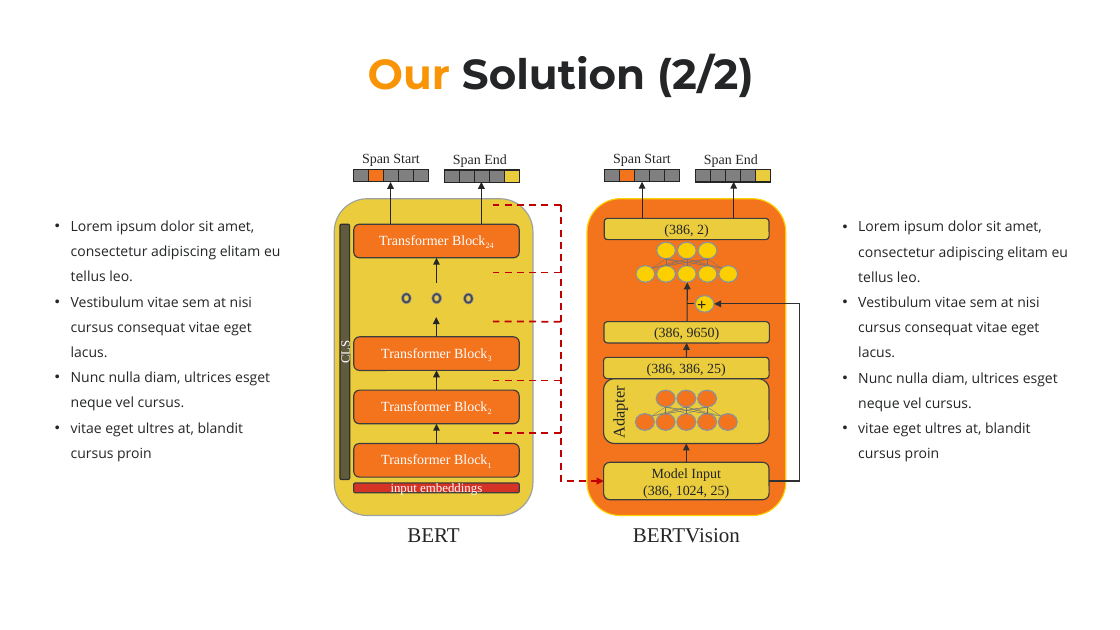
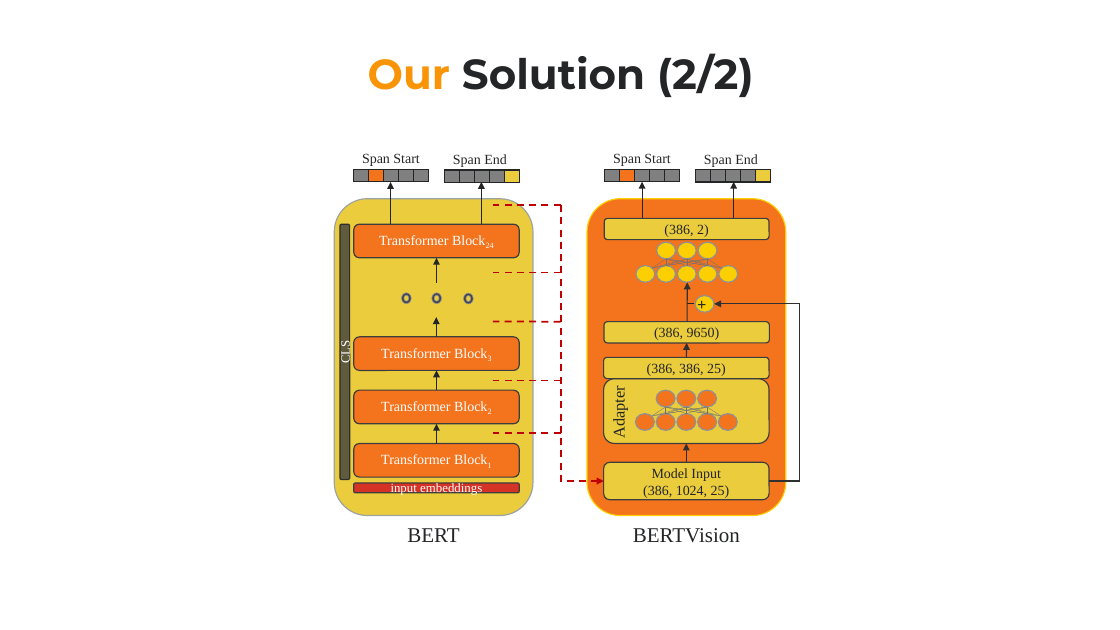
Before and after one commit to cbenge509/BERTVision, a slide deck: slide 6 of presentation/capstone/week_10/capstone__jiang_benge_fogarty_king__week_10.pptx. Drawn at 1120x630 pixels with LibreOffice and Linux fonts; fonts in the diff are those of the drawing. Boxes give left, top, right and bottom in pixels: in the first picture for what was removed or moved away, otherwise in the second. Text is boxed around its words. In the diff, an @@ line names an element or a change of style, - is before the commit and + after.

```diff
--- a/presentation/capstone/week_10/capstone__jiang_benge_fogarty_king__week_10.pptx
+++ b/presentation/capstone/week_10/capstone__jiang_benge_fogarty_king__week_10.pptx
@@ text removed at (71,220,280,462) @@
-• Lorem ipsum dolor sit amet, consectetur adipiscing elitam eu tellus leo.
-• Vestibulum vitae sem at nisi cursus consequat vitae eget lacus.
-• Nunc nulla diam, ultrices esget neque vel cursus.
-• vitae eget ultres at, blandit cursus proin
@@ text removed at (858,246,1068,462) @@
-• Lorem ipsum dolor sit amet, consectetur adipiscing elitam eu tellus leo.
-• Vestibulum vitae sem at nisi cursus consequat vitae eget lacus.
-• Nunc nulla diam, ultrices esget neque vel cursus.
-• vitae eget ultres at, blandit cursus proin
```
Also in this commit, not shown: 1 other slide changed, 10 slides added, 8 slides removed, 2 other files.
